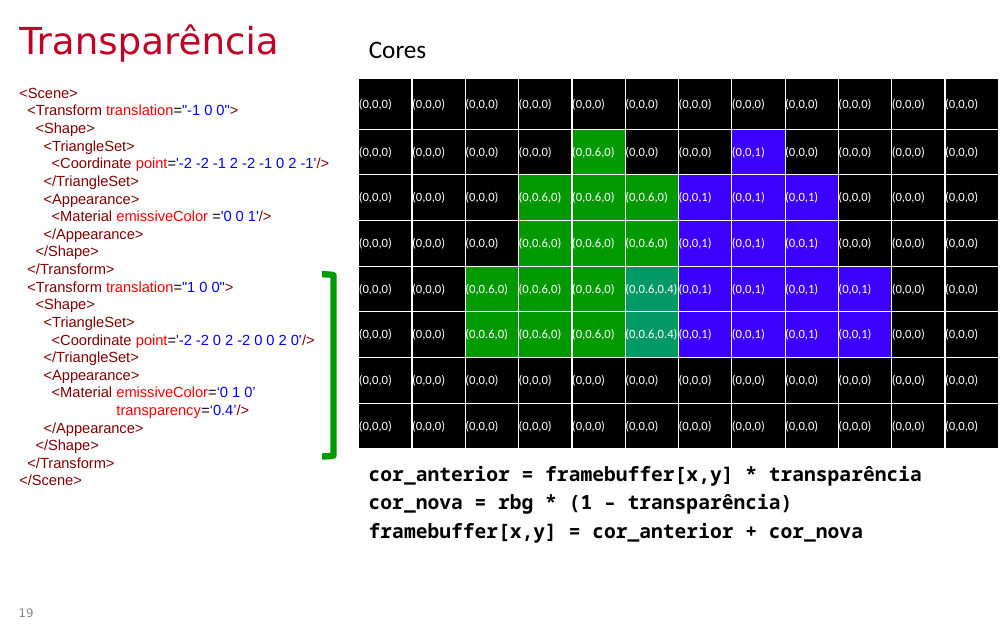
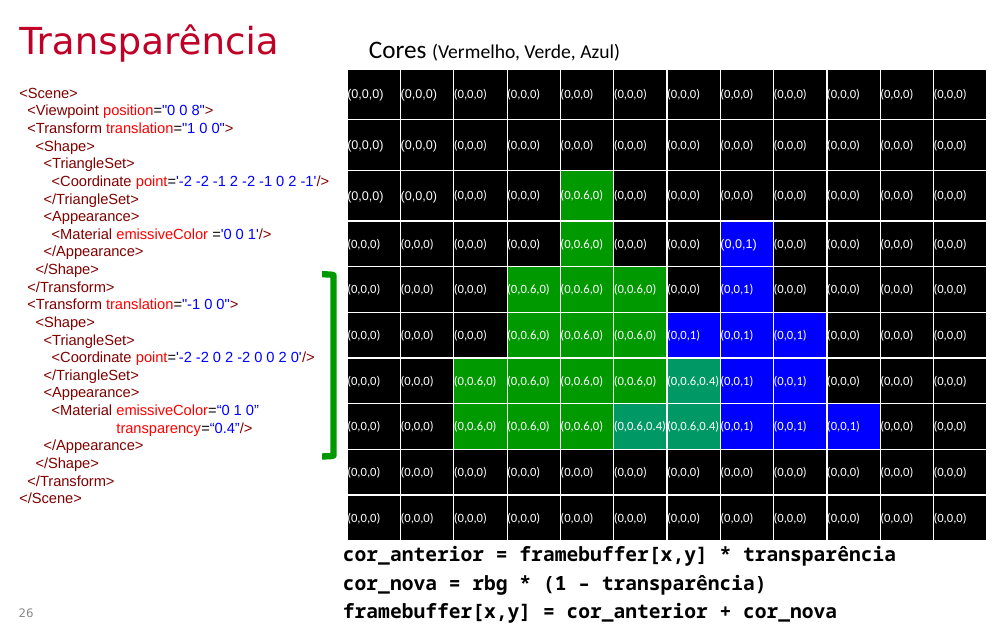
Before and after one commit to lpsoares/ComputacaoGrafica, a slide deck: slide 26 of content/aulas/12-revisao3_interpolacao_mipmap_visibilidade/aula12_revisao3_interpolacao_mipmap_visibilidade.pptx (slide 19 before the commit). Drawn at 1008x630 pixels with LibreOffice and Linux fonts; fonts in the diff are those of the drawing; background and template pictures are left out. Boxes give left, top, right and bottom in pixels: in the first picture for what was removed or moved away, otherwise in the second. Text is boxed around its words. In the diff, an @@ line names an element or a change of style, - is before the commit and + after.

```diff
--- a/content/aulas/12-revisao3_interpolacao_mipmap_visibilidade/aula12_revisao3_interpolacao_mipmap_visibilidade.pptx
+++ b/content/aulas/12-revisao3_interpolacao_mipmap_visibilidade/aula12_revisao3_interpolacao_mipmap_visibilidade.pptx
@@ text at (369, 41, 620, 61): text changed; size 18 to 14 pt @@
-Cores
+Cores (Vermelho, Verde, Azul)
@@ table at (348, 70, 989, 541) @@
-row 1: (0,0,0) | (0,0,0) | (0,0,0) | (0,0,0) | (0,0,0) | (0,0,0) | (0,0,0) | (0,0,0) | (0,0,0) | (0,0,0) | (0,0,0) | (0,0,0)
-row 2: (0,0,0) | (0,0,0) | (0,0,0) | (0,0,0) | (0,0.6,0) | (0,0,0) | (0,0,0) | (0,0,1) | (0,0,0) | (0,0,0) | (0,0,0) | (0,0,0)
-row 3: (0,0,0) | (0,0,0) | (0,0,0) | (0,0.6,0) | (0,0.6,0) | (0,0.6,0) | (0,0,1) | (0,0,1) | (0,0,1) | (0,0,0) | (0,0,0) | (0,0,0)
-row 4: (0,0,0) | (0,0,0) | (0,0,0) | (0,0.6,0) | (0,0.6,0) | (0,0.6,0) | (0,0,1) | (0,0,1) | (0,0,1) | (0,0,0) | (0,0,0) | (0,0,0)
-row 5: (0,0,0) | (0,0,0) | (0,0.6,0) | (0,0.6,0) | (0,0.6,0) | (0,0.6,0.4) | (0,0,1) | (0,0,1) | (0,0,1) | (0,0,1) | (0,0,0) | (0,0,0)
-row 6: (0,0,0) | (0,0,0) | (0,0.6,0) | (0,0.6,0) | (0,0.6,0) | (0,0.6,0.4) | (0,0,1) | (0,0,1) | (0,0,1) | (0,0,1) | (0,0,0) | (0,0,0)
+row 3: (0,0,0) | (0,0,0) | (0,0,0) | (0,0,0) | (0,0.6,0) | (0,0,0) | (0,0,0) | (0,0,0) | (0,0,0) | (0,0,0) | (0,0,0) | (0,0,0)
+row 4: (0,0,0) | (0,0,0) | (0,0,0) | (0,0,0) | (0,0.6,0) | (0,0,0) | (0,0,0) | (0,0,1) | (0,0,0) | (0,0,0) | (0,0,0) | (0,0,0)
+row 5: (0,0,0) | (0,0,0) | (0,0,0) | (0,0.6,0) | (0,0.6,0) | (0,0.6,0) | (0,0,0) | (0,0,1) | (0,0,0) | (0,0,0) | (0,0,0) | (0,0,0)
+row 6: (0,0,0) | (0,0,0) | (0,0,0) | (0,0.6,0) | (0,0.6,0) | (0,0.6,0) | (0,0,1) | (0,0,1) | (0,0,1) | (0,0,0) | (0,0,0) | (0,0,0)
+row 7: (0,0,0) | (0,0,0) | (0,0.6,0) | (0,0.6,0) | (0,0.6,0) | (0,0.6,0) | (0,0.6,0.4) | (0,0,1) | (0,0,1) | (0,0,0) | (0,0,0) | (0,0,0)
+row 8: (0,0,0) | (0,0,0) | (0,0.6,0) | (0,0.6,0) | (0,0.6,0) | (0,0.6,0.4) | (0,0.6,0.4) | (0,0,1) | (0,0,1) | (0,0,1) | (0,0,0) | (0,0,0)
+row 9: (0,0,0) | (0,0,0) | (0,0,0) | (0,0,0) | (0,0,0) | (0,0,0) | (0,0,0) | (0,0,0) | (0,0,0) | (0,0,0) | (0,0,0) | (0,0,0)
+row 10: (0,0,0) | (0,0,0) | (0,0,0) | (0,0,0) | (0,0,0) | (0,0,0) | (0,0,0) | (0,0,0) | (0,0,0) | (0,0,0) | (0,0,0) | (0,0,0)
@@ table: place and size @@
-table at (359, 79, 1000, 449)
+table at (348, 70, 989, 541)
@@ text at (27, 104, 234, 133): text changed @@
-<Transform translation="-1 0 0">
+<Viewpoint position="0 0 8">
+<Transform translation="1 0 0">
@@ text at (27, 298, 238, 309): text changed @@
-<Transform translation="1 0 0">
+<Transform translation="-1 0 0">
@@ text at (52, 404, 259, 436): text changed @@
-<Material emissiveColor=‘0 1 0’
-transparency=‘0.4’/>
+<Material emissiveColor=“0 1 0”
+transparency=“0.4”/>
@@ text "cor_anterior = framebuffer[x,y] * transparência": place and size @@
-text "cor_anterior = framebuffer[x,y] * transparência" at (369, 465, 922, 543)
+text "cor_anterior = framebuffer[x,y] * transparência" at (343, 545, 896, 623)
@@ page number at (19, 608, 34, 617): text changed @@
-19
+26
```
Also in this commit, not shown: 14 other slides changed, 7 slides added, 1 other file.
